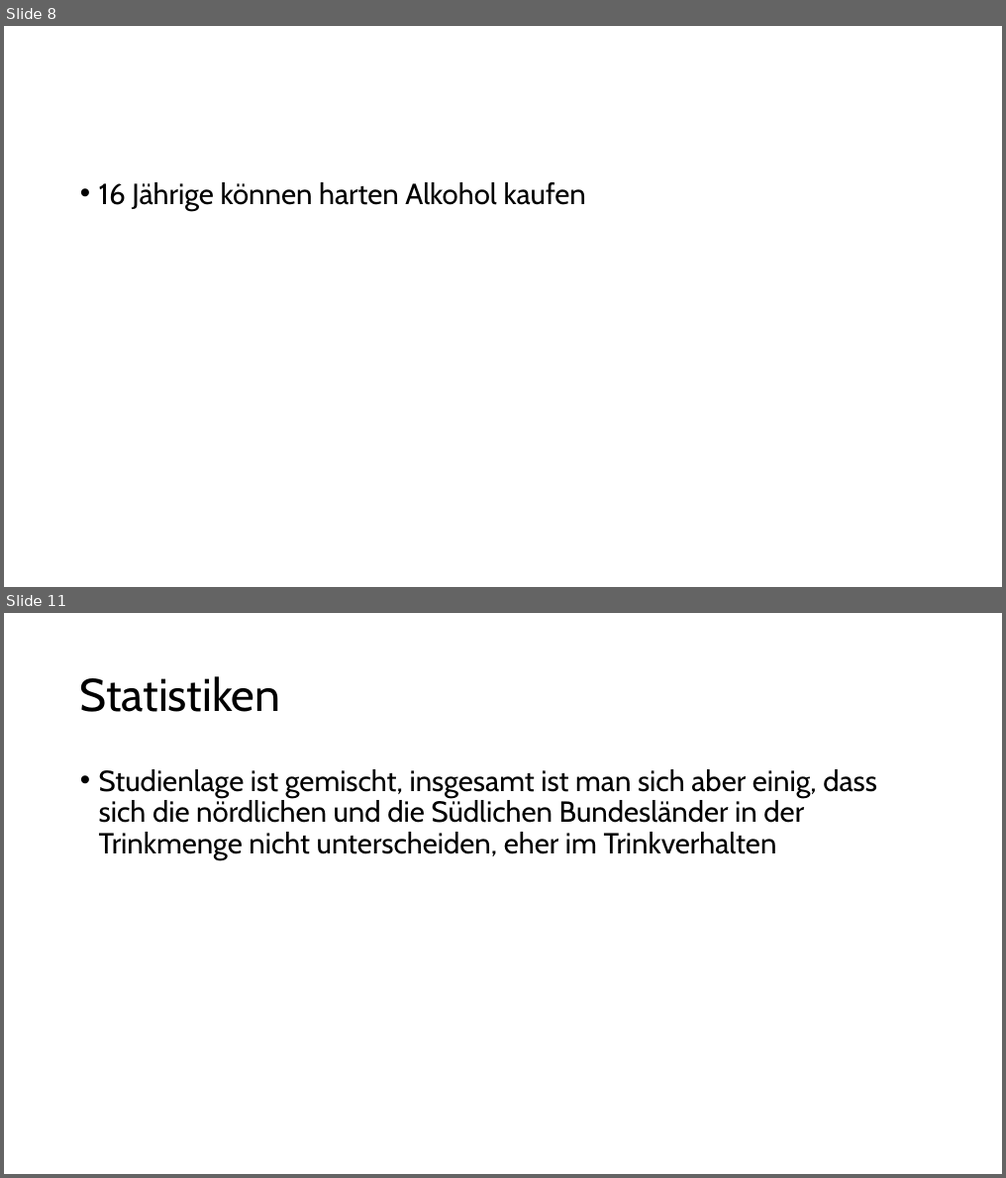
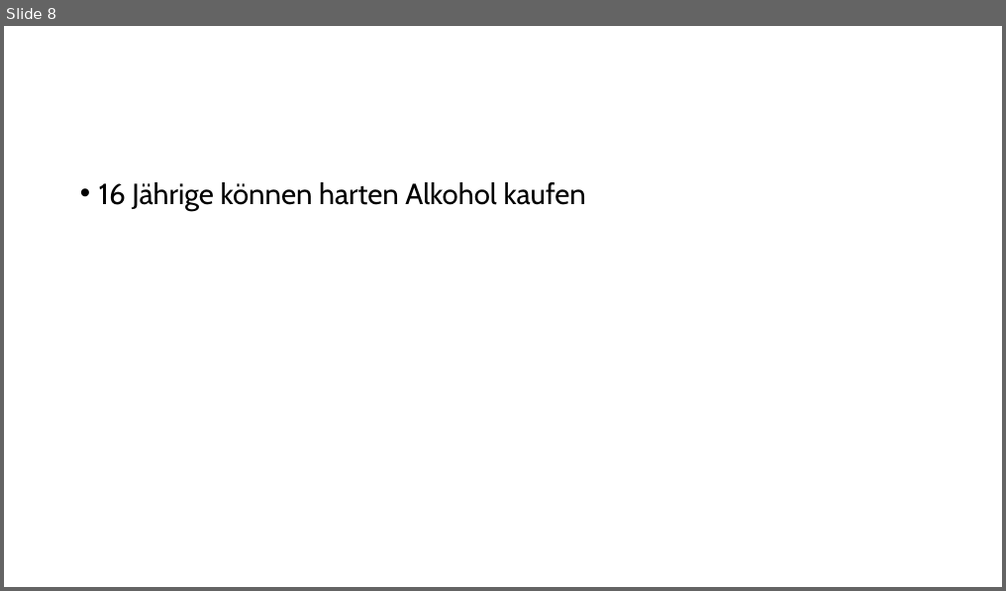
Before and after one commit to Bergschaf/Seminarkurs, a slide deck: präsi/Präsentation.odp. Shown one above the other, each under a label of ours: slides 8 and 11 before the commit, slide 8 after it; the slides between them are not shown. The pictures are 1006x1178 and 1006x591 pixels, drawn with LibreOffice and Linux fonts; fonts in the diff are those of the drawing. Boxes give left, top, right and bottom in pixels: in the first picture for what was removed or moved away, otherwise in the second. Text is boxed around its words. In the diff, an @@ line names an element or a change of style, - is before the commit and + after.

```diff
--- a/präsi/Präsentation.odp
+++ b/präsi/Präsentation.odp
@@ slide 11 removed at <box>4,613,1002,1174</box>, background #FFFFFF @@
@@ title removed at <box>80,676,281,712</box> @@
-Statistiken
@@ text removed at <box>99,769,877,861</box> @@
-• Studienlage ist gemischt, insgesamt ist man sich aber einig, dass sich die nördlichen und die Südlichen Bundesländer in der Trinkmenge nicht unterscheiden, eher im Trinkverhalten
```
Also in this commit, not shown: 1 slide changed, 13 slides added, 4 other slides removed.
